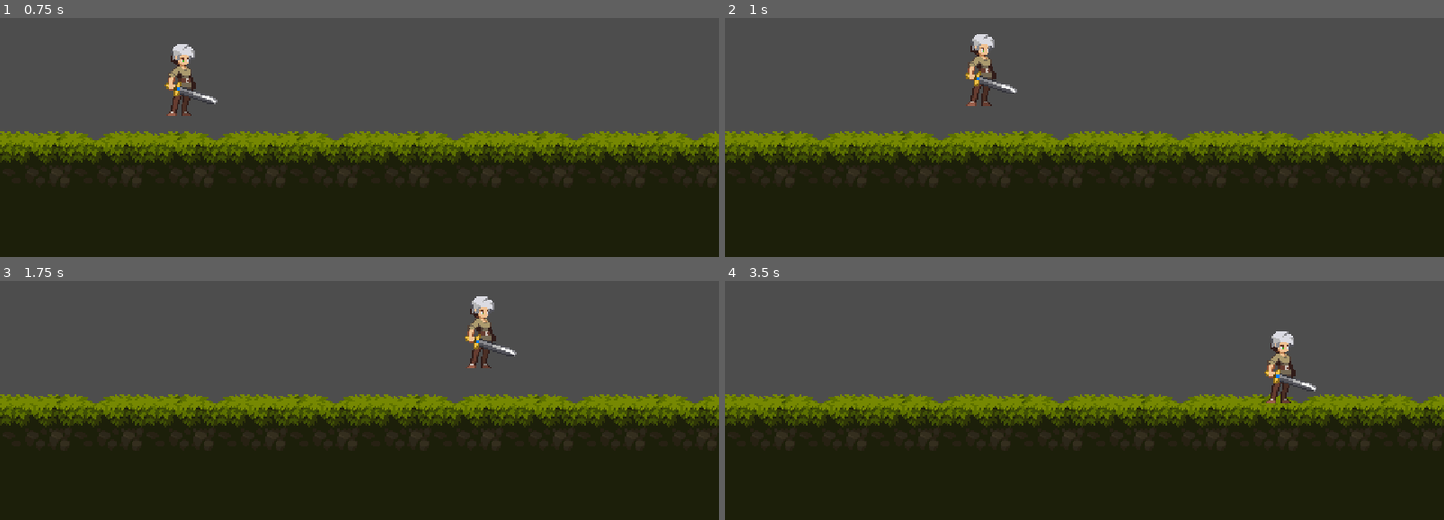
Above: before the commit, frames 1-4 (two rows, left to right).
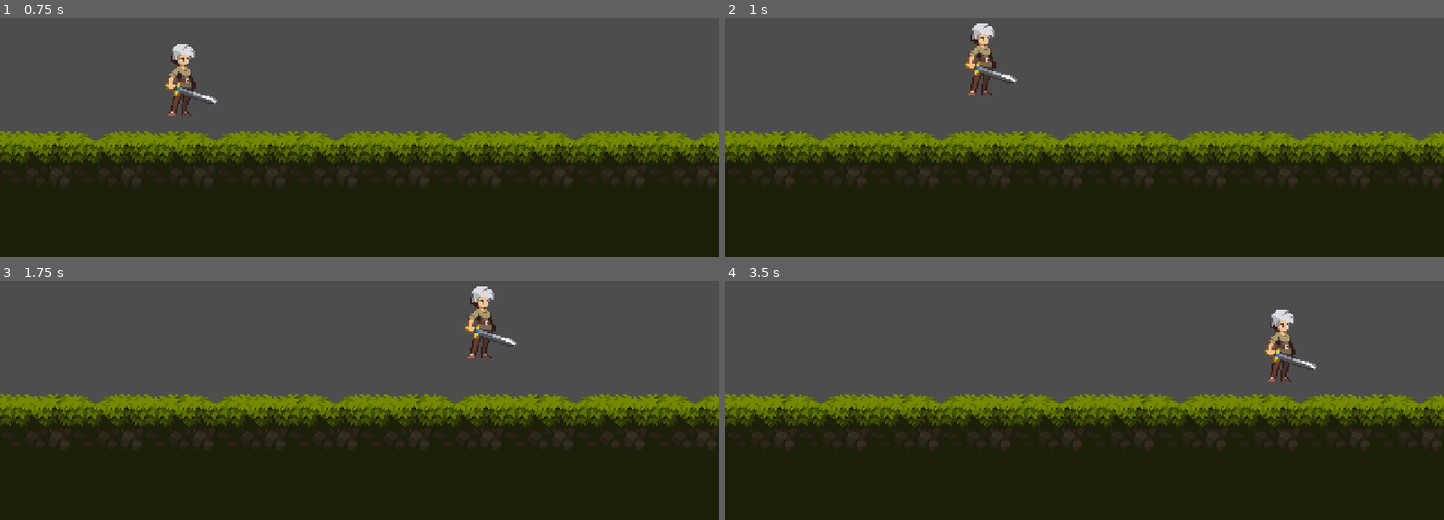
Above: after the commit, the same moments.

Repository: ericvennemeyer/ChrisTutorials2DPlatformer
Game: Godot game, scene res://Levels/test_level.tscn
Same seed, same stepped clock (60 frames per second), same inputs: the game is played once before the commit and once after it.
Inputs:
- Up to frame 1 (0.75 s): hold D (move_right) from 0.53 s (still down); tap Space (jump) at 0.6 s
- Up to frame 2 (1 s): keep holding D (move_right); tap Space (jump) at 0.77 s
- Up to frame 3 (1.75 s): keep holding D (move_right); tap Space (jump) at 1.07, 1.35, 1.52 s
- Up to frame 4 (3.5 s): tap Space (jump) at 1.82, 2.1, 2.85, 3.02, 3.32 s; release D (move_right) at 2.03 s; hold A (move_left) 2.03-2.78 s; hold D (move_right) from 2.78 s (still down)

Frame 1 is identical in both runs. In frame 2, 1.1% of the frame differs, in the area x 33-41%, y 2-37%; in frame 3, 1.1%; in frame 4, 1.3%, in the area x 75-83%, y 12-52%.

Commit message:
Add double jump ability

Diff:
--- a/Character/player.gd
+++ b/Character/player.gd
@@ -3,19 +3,28 @@
 
 @export var speed: float = 200.0
 @export var jump_velocity: float = -150.0
+@export var double_jump_velocity: float = -100.0
 
 # Get the gravity from the project settings to be synced with RigidBody nodes.
 var gravity: int = ProjectSettings.get_setting("physics/2d/default_gravity")
-
+var has_double_jumped: bool = false
 
 func _physics_process(delta: float) -> void:
 	# Add the gravity.
 	if not is_on_floor():
 		velocity.y += gravity * delta
+	else:
+		has_double_jumped = false
 
 	# Handle Jump.
-	if Input.is_action_just_pressed("jump") and is_on_floor():
-		velocity.y = jump_velocity
+	if Input.is_action_just_pressed("jump"):
+		if is_on_floor():
+			# Normal jump
+			velocity.y = jump_velocity
+		elif not has_double_jumped:
+			# Double jump
+			has_double_jumped = true
+			velocity.y = double_jump_velocity
 
 	# Get the input direction and handle the movement/deceleration.
 	# As good practice, you should replace UI actions with custom gameplay actions.
